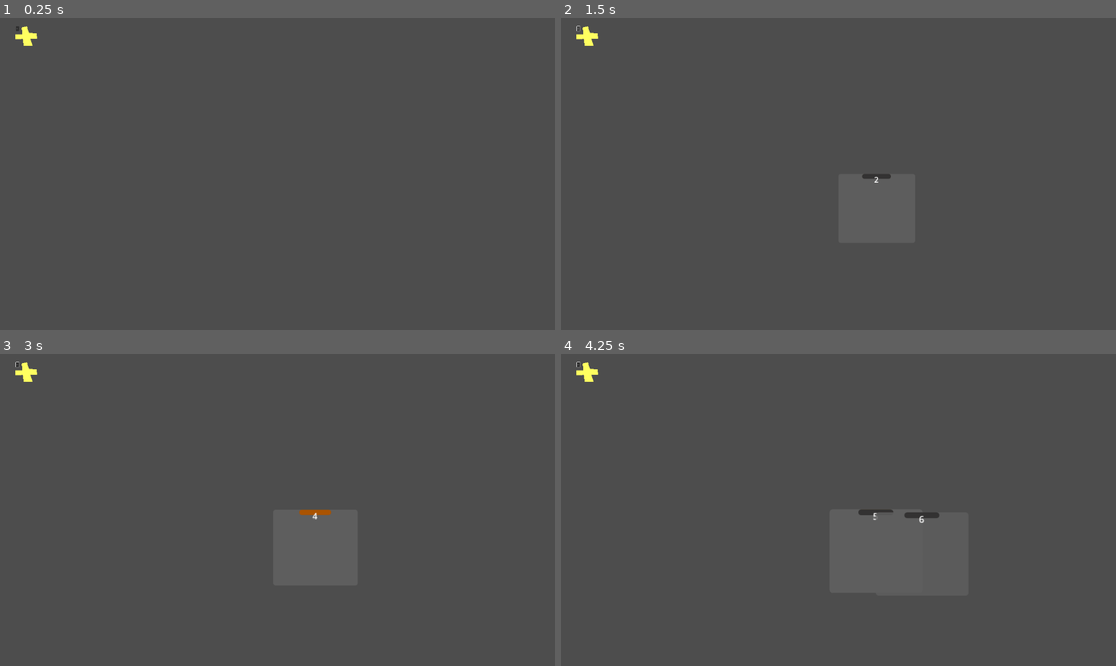
Above: before the commit, frames 1-4 (two rows, left to right).
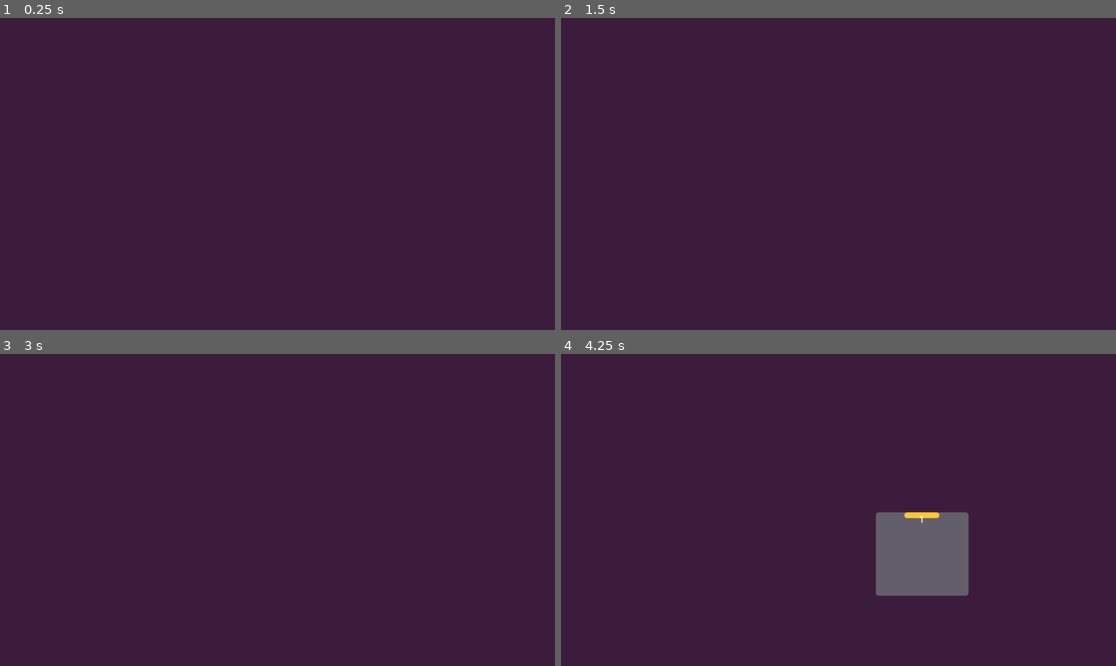
Above: after the commit, the same moments.

Repository: teodosin/karta_proto
Game: Godot game, scene res://main_graph_view/main_graph_view.tscn
The game is run twice, just before and just after one commit, with the same random seed, the same clock (stepped at 60 frames per second) and the same inputs. The engine's default icon, where the game draws it, is replaced by a stand-in: a white triangle on a blue panel in a dark square.
Inputs (mouse positions are in pixels of both pictures, inside the frame that each line leads up to):
- Up to frame 1 (0.25 s): no input
- Up to frame 2 (1.5 s): click (577, 27) at 0.5 s, where only the run before the commit has a clickable "+"; click (577, 27) at 1.25 s, where only the run before the commit has a clickable "+"
- Up to frame 3 (3 s): click (16, 363) at 2 s, where only the run before the commit has a clickable "+"; tap Enter at 2.75 s; move the mouse to (316, 513) at 2.77 s; hold Mouse wheel up (zoomInCamera) from 2.78 s (still down); click (316, 513) at 2.92 s
- Up to frame 4 (4.25 s): tap Space at 3.5 s; move the mouse to (877, 513) at 3.52 s; release Mouse wheel up (zoomInCamera) at 3.53 s; tap Tab (createNewNode) at 3.6 s; click (877, 513) at 3.67 s; tap Mouse wheel up (zoomInCamera) at 3.8 s

The runs differ from the first frame. In frame 1, 100% of the frame differs, in the area x 0-100%, y 0-100%; in frame 2, 100%; in frame 3, 100%; in frame 4, 96%.

Commit message:
Color adjustments

Diff:
--- a/data_access/nodes/node_base.gd
+++ b/data_access/nodes/node_base.gd
@@ -7,9 +7,9 @@
 var assignedPositions: int = 0
 
 
-func _init(id: int, name: String):
-	self.id = id
-	self.name = name
+func _init(n_id: int, n_name: String):
+	self.id = n_id
+	self.name = n_name
 	self.relatedNodes = {}
 
 func getRelatedNodePosition(nodeId: int, nodePosition: Vector2) -> Vector2:
@@ -28,7 +28,7 @@
 	relatedNodes[relatedNode.id] = relatedNode
 
 
-func updateRelatedNode(id: int, position: Vector2):
-	assert(relatedNodes.has(id), "ERROR related node not found")
-	var relatedNode: RelatedNode = relatedNodes[id]
-	relatedNode.relativePosition = position
+func updateRelatedNode(u_id: int, u_position: Vector2):
+	assert(relatedNodes.has(u_id), "ERROR related node not found")
+	var relatedNode: RelatedNode = relatedNodes[u_id]
+	relatedNode.relativePosition = u_position
--- a/data_access/nodes/related_node.gd
+++ b/data_access/nodes/related_node.gd
@@ -3,6 +3,6 @@
 var id: int
 var relativePosition: Vector2
 
-func _init(id: int, relativePosition: Vector2):
-	self.id = id
-	self.relativePosition = relativePosition
+func _init(rid: int, rrelativePosition: Vector2):
+	self.id = rid
+	self.relativePosition = rrelativePosition
--- a/main_graph_view/AddButton.tscn
+++ /dev/null
@@ -1,22 +0,0 @@
-[gd_scene load_steps=2 format=3 uid="uid://cutd68q8givla"]
-
-[ext_resource type="Script" path="res://main_graph_view/AddButton.gd" id="1_h2dc8"]
-
-[node name="AddButton" type="Button"]
-anchors_preset = -1
-anchor_right = 0.0372437
-anchor_bottom = 0.0647762
-offset_right = 75.0953
-offset_bottom = 90.025
-grow_horizontal = 2
-grow_vertical = 0
-scale = Vector2(0.363599, 0.317993)
-text = "+"
-script = ExtResource("1_h2dc8")
-
-[node name="Polygon2D" type="Polygon2D" parent="."]
-position = Vector2(-21, -25)
-color = Color(1, 1, 0.380392, 1)
-polygon = PackedVector2Array(55, 33, 56, 78, 19, 78, 18, 111, 60, 108, 66, 153, 117, 155, 103, 107, 142, 106, 139, 73, 95, 68, 84, 26)
-
-[connection signal="pressed" from="." to="." method="_on_pressed"]
--- a/main_graph_view/GraphViewCamera.gd
+++ b/main_graph_view/GraphViewCamera.gd
@@ -4,12 +4,9 @@
 var panPoint = Vector2(0.0, 0.0)
 
 var nextPosition = null
-# Called when the node enters the scene tree for the first time.
-func _ready():
-	pass # Replace with function body.
 
 
-# Called every frame. 'delta' is the elapsed time since the previous frame.
+
 func _physics_process(_delta):
 	if nextPosition != null:
 		var difference = nextPosition - self.position
@@ -32,6 +29,7 @@
 		panning = false
 
 	if event.is_action_pressed("zoomInCamera"):
+		# Zoom is centered on mouse position
 		var adjustedPosition = (get_global_mouse_position() - self.position) * 0.1
 		self.position = self.position + adjustedPosition
 		self.zoom *= 1.1
--- a/main_graph_view/main_graph_view.tscn
+++ b/main_graph_view/main_graph_view.tscn
@@ -1,8 +1,7 @@
-[gd_scene load_steps=4 format=3 uid="uid://cun1l1kswppkw"]
+[gd_scene load_steps=3 format=3 uid="uid://cun1l1kswppkw"]
 
 [ext_resource type="Script" path="res://main_graph_view/GraphViewCamera.gd" id="1_bnjw7"]
 [ext_resource type="Script" path="res://main_graph_view/main_graph_view.gd" id="1_irfyb"]
-[ext_resource type="PackedScene" uid="uid://cutd68q8givla" path="res://main_graph_view/AddButton.tscn" id="3_q0bio"]
 
 [node name="MainGraphView" type="Node2D"]
 script = ExtResource("1_irfyb")
@@ -12,12 +11,3 @@
 script = ExtResource("1_bnjw7")
 
 [node name="CanvasLayer" type="CanvasLayer" parent="."]
-
-[node name="AddButton" parent="CanvasLayer" instance=ExtResource("3_q0bio")]
-offset_left = 33.0
-offset_top = 17.0
-offset_right = 8.09526
-offset_bottom = 6.02502
-script = null
-
-[connection signal="pressed" from="CanvasLayer/AddButton" to="." method="_on_add_button_pressed"]
--- a/main_graph_view/nodes/node_view_base.gd
+++ b/main_graph_view/nodes/node_view_base.gd
@@ -26,7 +26,7 @@
 	return self.position + ($BackgroundPanel.size / 2)
 
 
-func _process(delta):
+func _process(_delta):
 	# Logic for smoothly moving the node to a new position
 	if nextPosition != null:
 		var difference = nextPosition - self.position
--- a/main_graph_view/nodes/node_view_base.tscn
+++ b/main_graph_view/nodes/node_view_base.tscn
@@ -5,7 +5,7 @@
 [ext_resource type="Texture2D" uid="uid://dco75867llh3x" path="res://icon.svg" id="2_dyysn"]
 
 [sub_resource type="StyleBoxFlat" id="StyleBoxFlat_xipxx"]
-bg_color = Color(0.368627, 0.368627, 0.368627, 0.847059)
+bg_color = Color(0.392157, 0.372549, 0.423529, 0.980392)
 corner_radius_top_left = 5
 corner_radius_top_right = 5
 corner_radius_bottom_right = 5
@@ -33,6 +33,7 @@
 script = ExtResource("1_jnnre")
 
 [node name="BackgroundPanel" type="PanelContainer" parent="."]
+layout_mode = 1
 anchors_preset = 15
 anchor_right = 1.0
 anchor_bottom = 1.0
@@ -45,6 +46,7 @@
 [node name="FocalPanel" type="Panel" parent="BackgroundPanel"]
 modulate = Color(0.466667, 0.447059, 0.454902, 1)
 custom_minimum_size = Vector2(60, 10)
+layout_mode = 2
 offset_left = 49.0
 offset_right = 109.0
 offset_bottom = 10.0
@@ -54,6 +56,7 @@
 script = ExtResource("2_djlw1")
 
 [node name="IdLabel" type="Label" parent="BackgroundPanel"]
+layout_mode = 2
 offset_right = 159.0
 offset_bottom = 23.0
 grow_horizontal = 2
--- a/project.godot
+++ b/project.godot
@@ -98,3 +98,8 @@
 "events": [Object(InputEventKey,"resource_local_to_scene":false,"resource_name":"","device":0,"window_id":0,"alt_pressed":false,"shift_pressed":false,"ctrl_pressed":true,"meta_pressed":false,"pressed":false,"keycode":0,"physical_keycode":83,"unicode":0,"echo":false,"script":null)
 ]
 }
+
+[rendering]
+
+environment/defaults/default_clear_color=Color(0.235294, 0.109804, 0.239216, 1)
+anti_aliasing/quality/screen_space_aa=1
